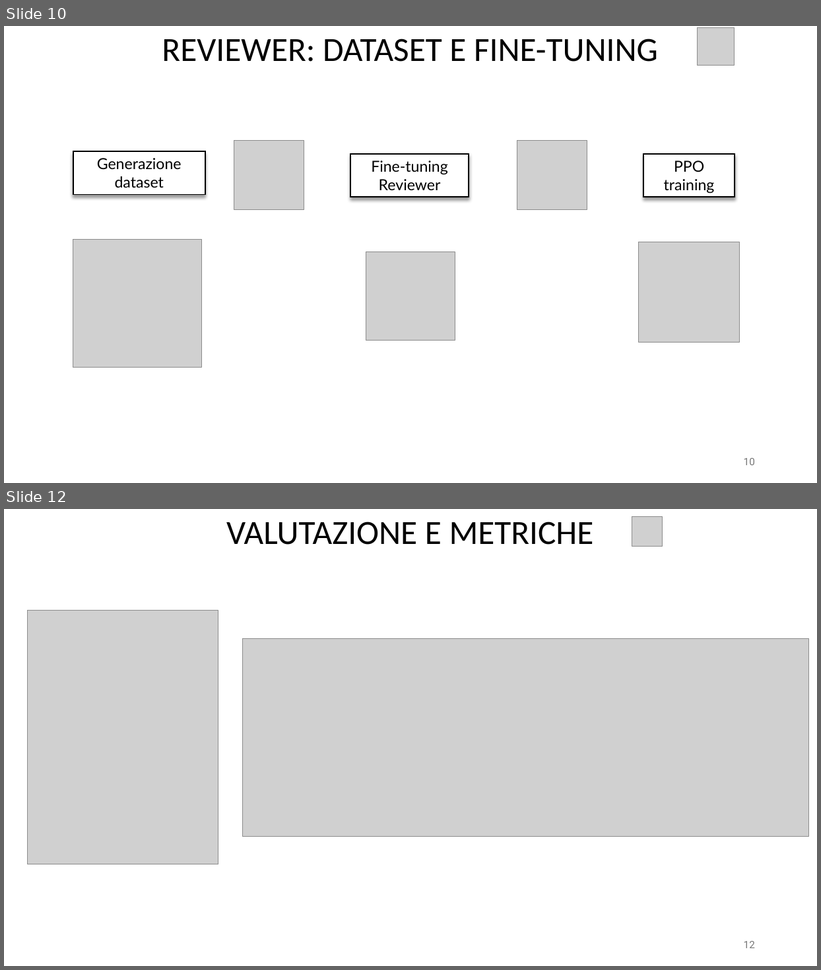
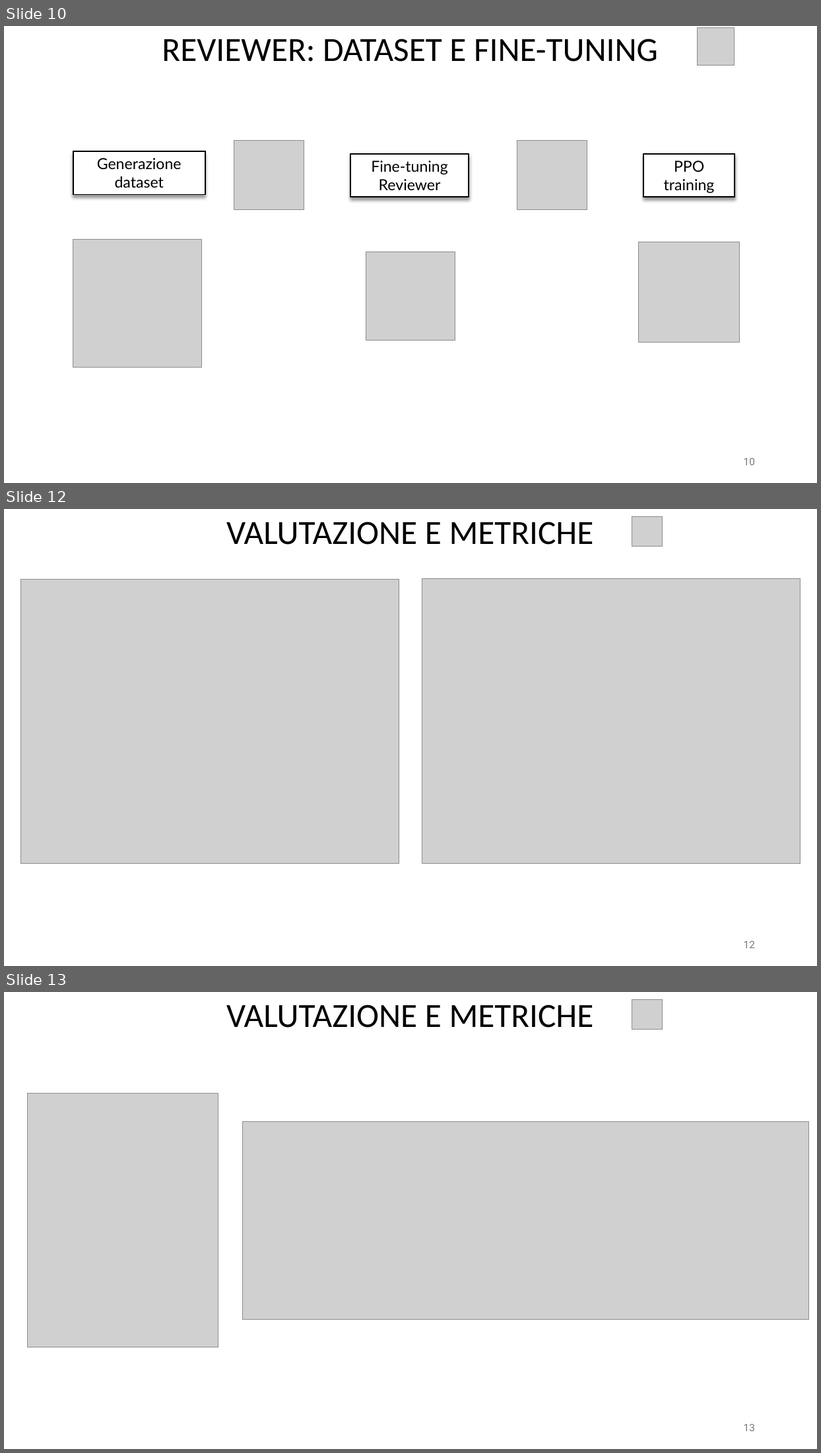
Before and after one commit to Daaanilo/IA2025_26_progetto, a slide deck: documentazione/[IA] Presentazione Progetto (Danilo Gisolfi, Vincenzo Maiellaro).pptx. Shown one above the other, each under a label of ours: slides 10 and 12 before the commit, slides 10, 12 and 13 after it; the slides between them are not shown. The pictures are 821x970 and 821x1453 pixels, drawn with LibreOffice and Linux fonts; fonts in the diff are those of the drawing; grey boxes stand for pictures; background and template pictures are left out. Boxes give left, top, right and bottom in pixels: in the first picture for what was removed or moved away, otherwise in the second. Text is boxed around its words. In the diff, an @@ line names an element or a change of style, - is before the commit and + after.

```diff
--- a/documentazione/[IA] Presentazione Progetto (Danilo Gisolfi, Vincenzo Maiellaro).pptx
+++ b/documentazione/[IA] Presentazione Progetto (Danilo Gisolfi, Vincenzo Maiellaro).pptx
@@ slide 12 added at (x1=4, y1=509, x2=817, y2=966), background picture (left out) @@
@@ title added at (x1=226, y1=522, x2=594, y2=545), 40 pt, text #000000 @@
+VALUTAZIONE E METRICHE
@@ picture added at (x1=632, y1=516, x2=662, y2=546) @@
@@ picture added at (x1=20, y1=579, x2=399, y2=864) @@
@@ picture added at (x1=422, y1=578, x2=801, y2=864) @@
@@ page number added at (x1=744, y1=941, x2=755, y2=949), 12 pt, text #797979 @@
+12
@@ what was slide 12 is now slide 13 @@
@@ page number at (x1=744, y1=1424, x2=755, y2=1432): text changed @@
-12
+13
```
Also in this commit, not shown: 1 slide changed, 6 other files.
